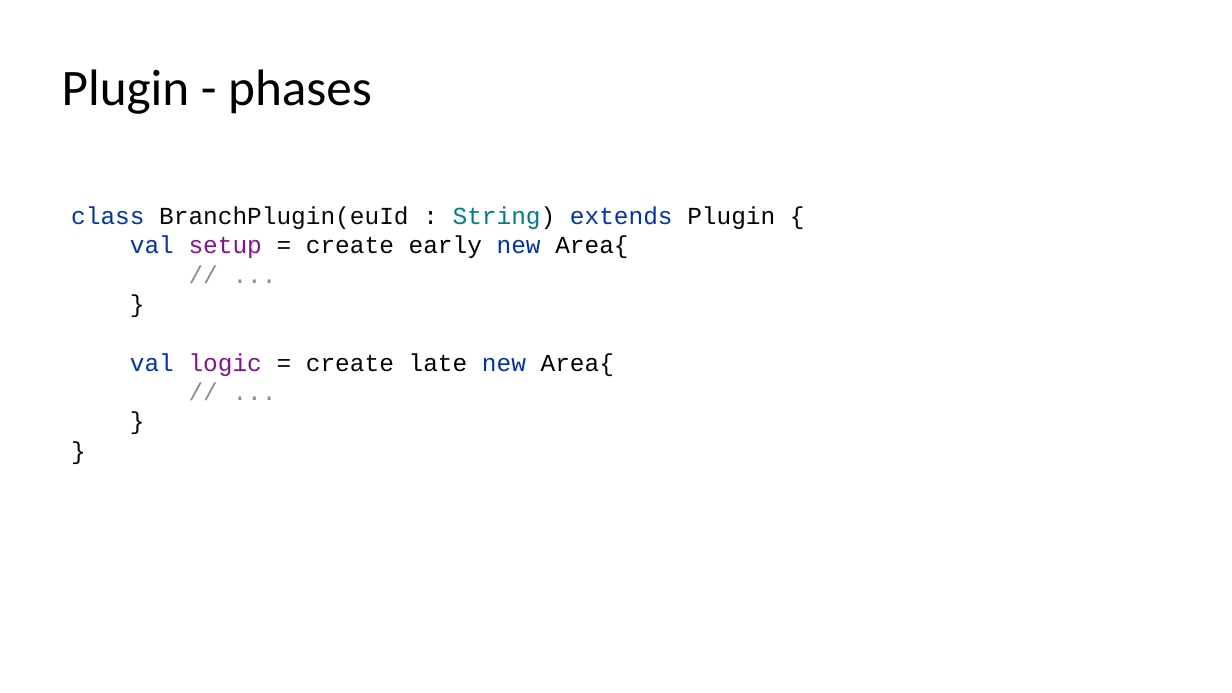
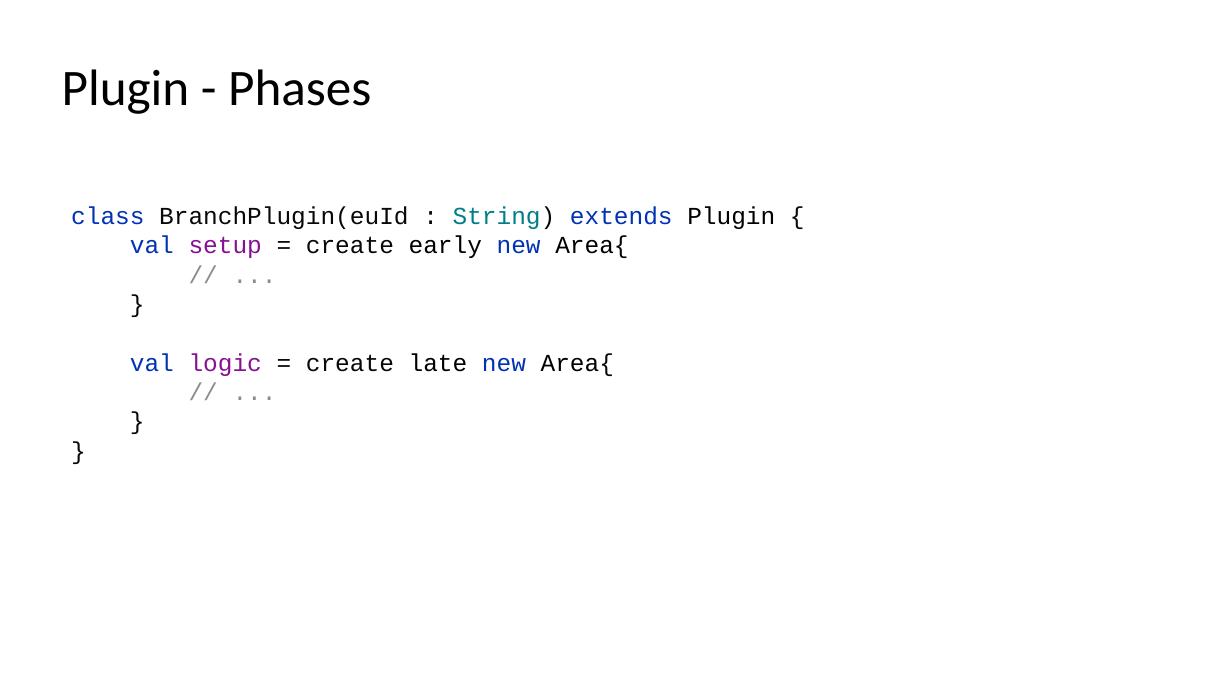
Before and after one commit to SpinalHDL/SpinalDoc, a slide deck: slide 27 of presentation/en/fsic_070722/fsic_070722.odp (slide 26 before the commit). Drawn at 1232x693 pixels with LibreOffice and Linux fonts; fonts in the diff are those of the drawing. Boxes give left, top, right and bottom in pixels: in the first picture for what was removed or moved away, otherwise in the second. Text is boxed around its words. In the diff, an @@ line names an element or a change of style, - is before the commit and + after.

```diff
--- a/presentation/en/fsic_070722/fsic_070722.odp
+++ b/presentation/en/fsic_070722/fsic_070722.odp
@@ title at (x1=62, y1=69, x2=371, y2=114): text changed @@
-Plugin - phases
+Plugin - Phases
```
Also in this commit, not shown: 12 other slides changed, 4 slides added, 1 other file.
